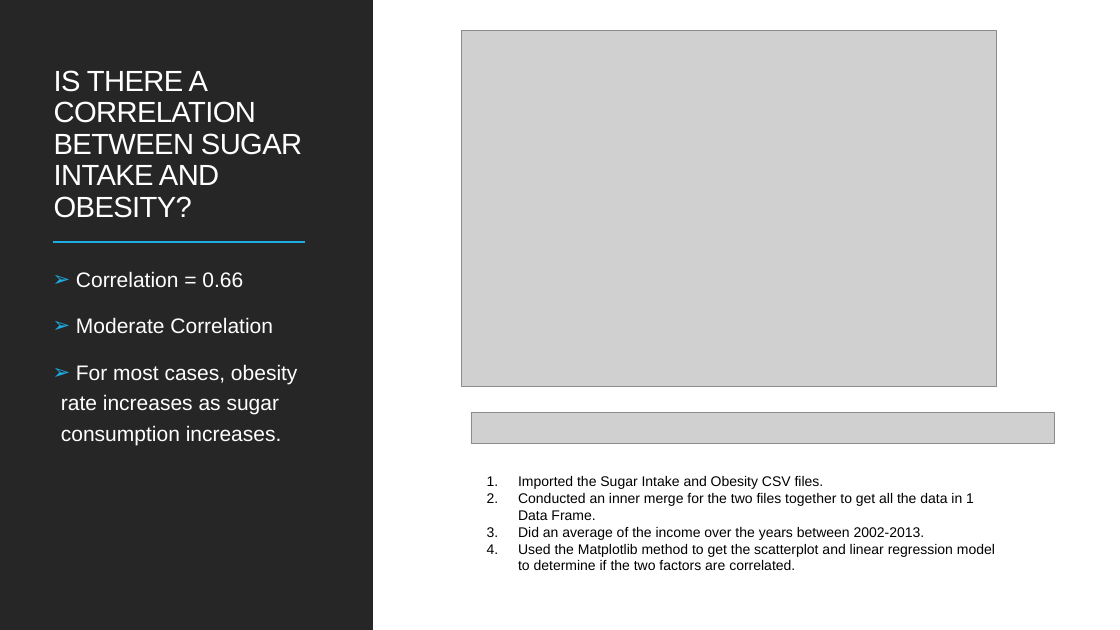
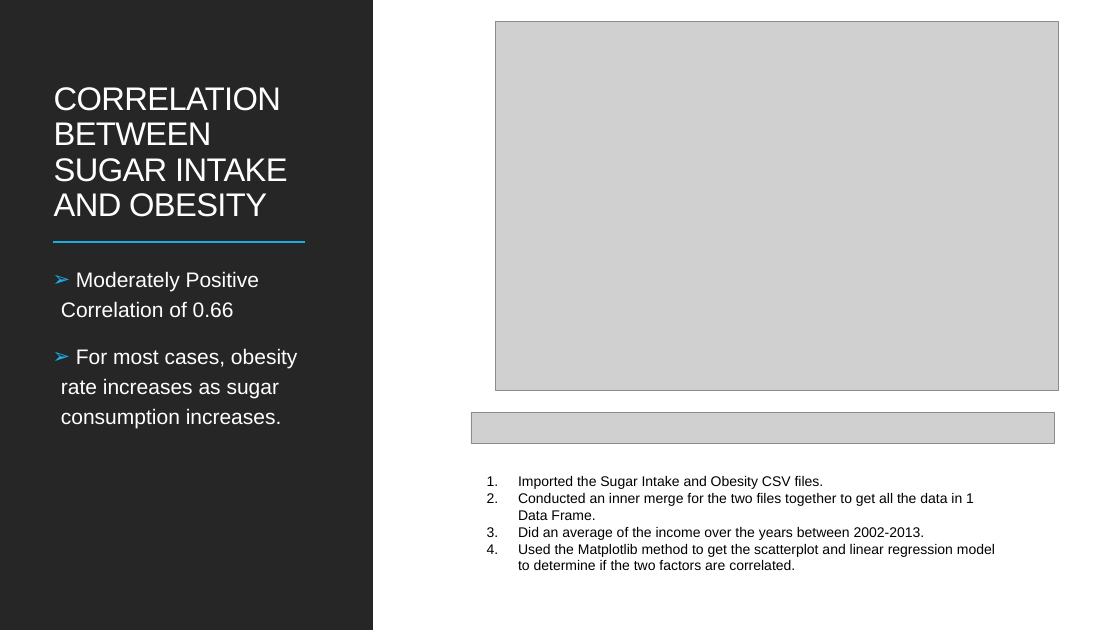
Before and after one commit to cbeachey/project1_influencers, a slide deck: slide 12 of Effects of Sugar Consumption.pptx (slide 15 before the commit). Drawn at 1120x630 pixels with LibreOffice and Linux fonts; fonts in the diff are those of the drawing; grey boxes stand for pictures. Boxes give left, top, right and bottom in pixels: in the first picture for what was removed or moved away, otherwise in the second. Text is boxed around its words. In the diff, an @@ line names an element or a change of style, - is before the commit and + after.

```diff
--- a/Effects of Sugar Consumption.pptx
+++ b/Effects of Sugar Consumption.pptx
@@ picture: place and size @@
-picture at box(462, 30, 997, 387)
+picture at box(495, 22, 1059, 390)
@@ title at box(54, 87, 287, 217): text changed; size 25 to 28 pt @@
-IS THERE A CORRELATION BETWEEN SUGAR INTAKE AND OBESITY?
+CORRELATION BETWEEN SUGAR INTAKE AND OBESITY
@@ text at box(61, 271, 259, 317): text changed @@
-➢ Correlation = 0.66
-➢ Moderate Correlation
+➢ Moderately Positive Correlation of 0.66
```
Also in this commit, not shown: 13 other slides changed, 3 slides removed.
